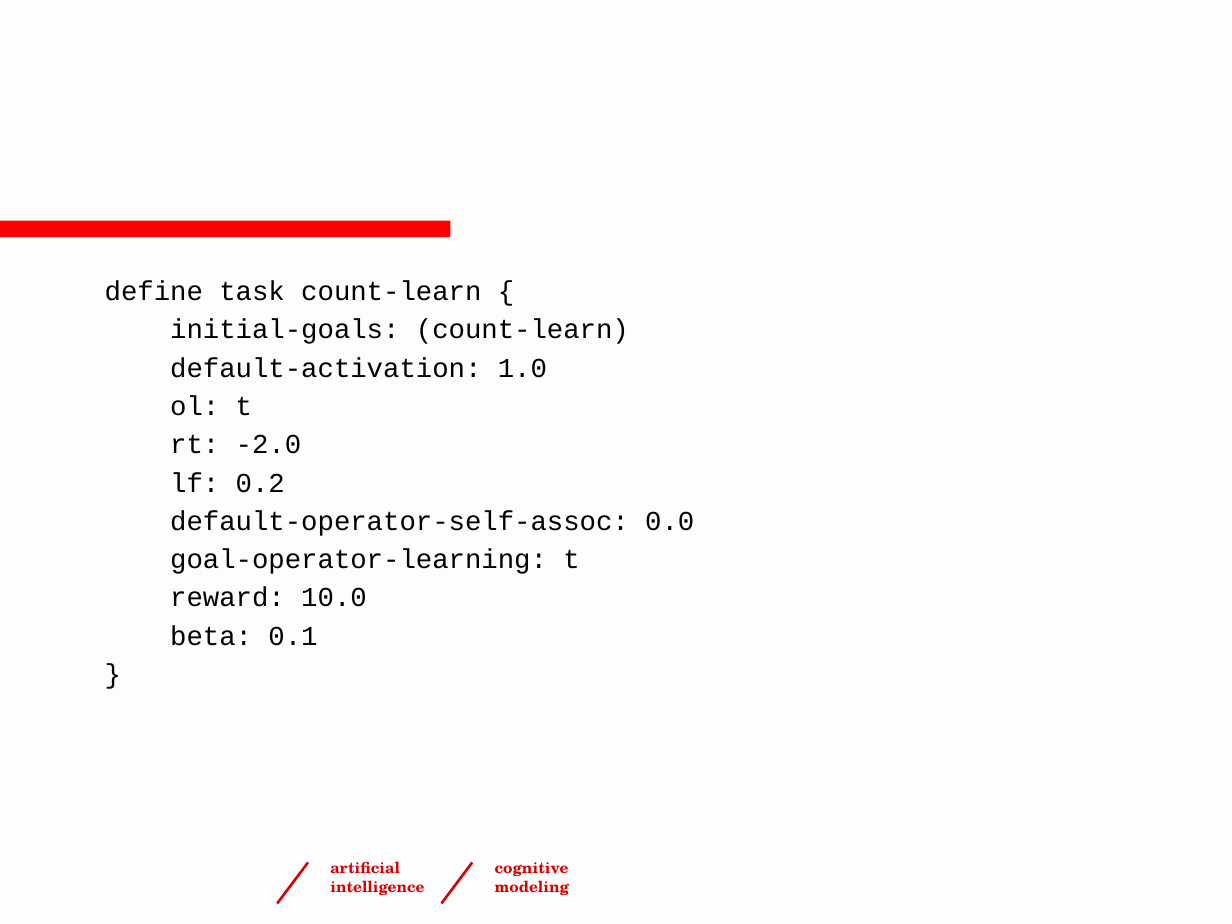
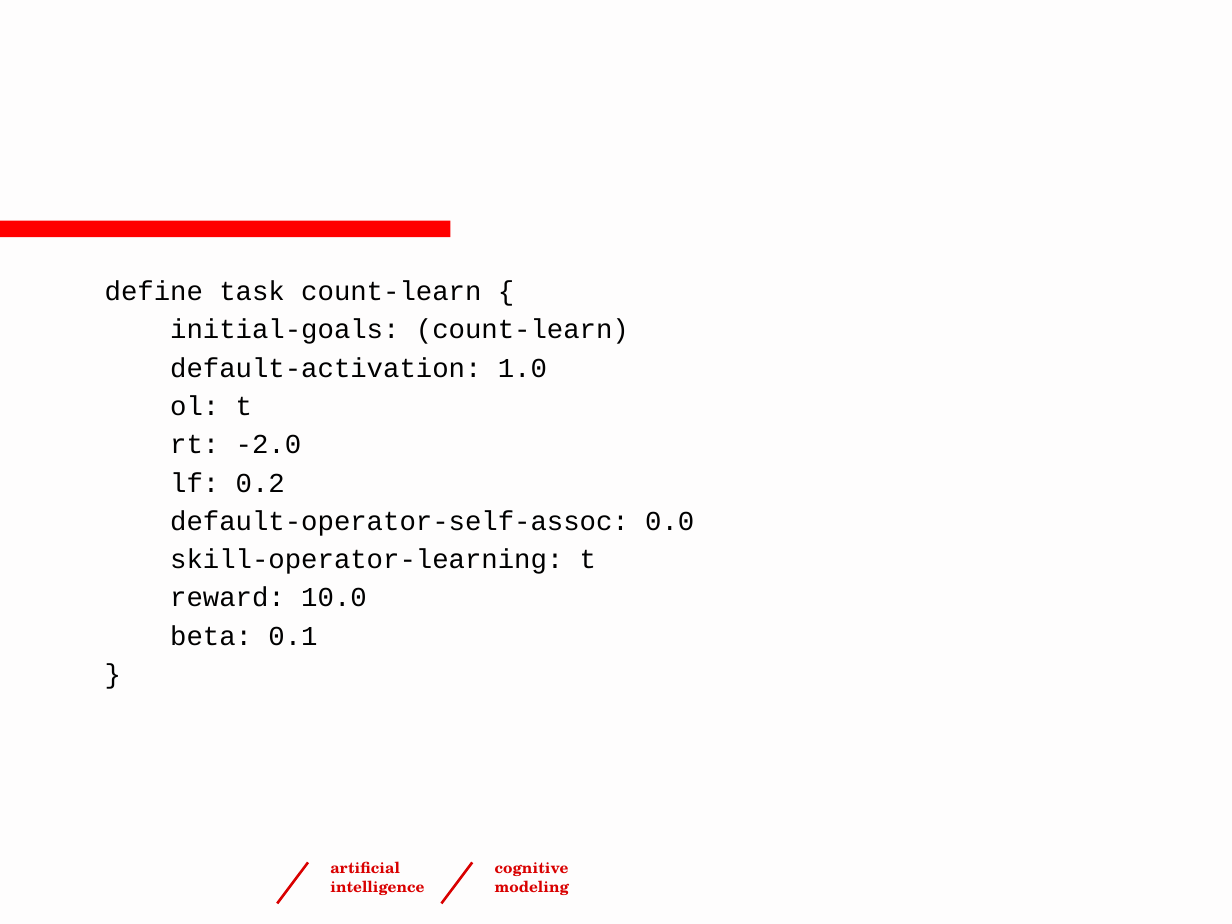
Before and after one commit to ntaatgen/PRIMs-Tutorial, a slide deck: slide 5 of PRIMsTutorial4.pptx. Drawn at 1232x924 pixels with LibreOffice and Linux fonts; fonts in the diff are those of the drawing; background and template pictures are left out. Boxes give left, top, right and bottom in pixels: in the first picture for what was removed or moved away, otherwise in the second. Text is boxed around its words. In the diff, an @@ line names an element or a change of style, - is before the commit and + after.

```diff
--- a/PRIMsTutorial4.pptx
+++ b/PRIMsTutorial4.pptx
@@ text at (170,549,596,574): text changed @@
-goal-operator-learning: t
+skill-operator-learning: t
```
Also in this commit, not shown: 15 other slides changed, 1 slide added, 4 other files.
